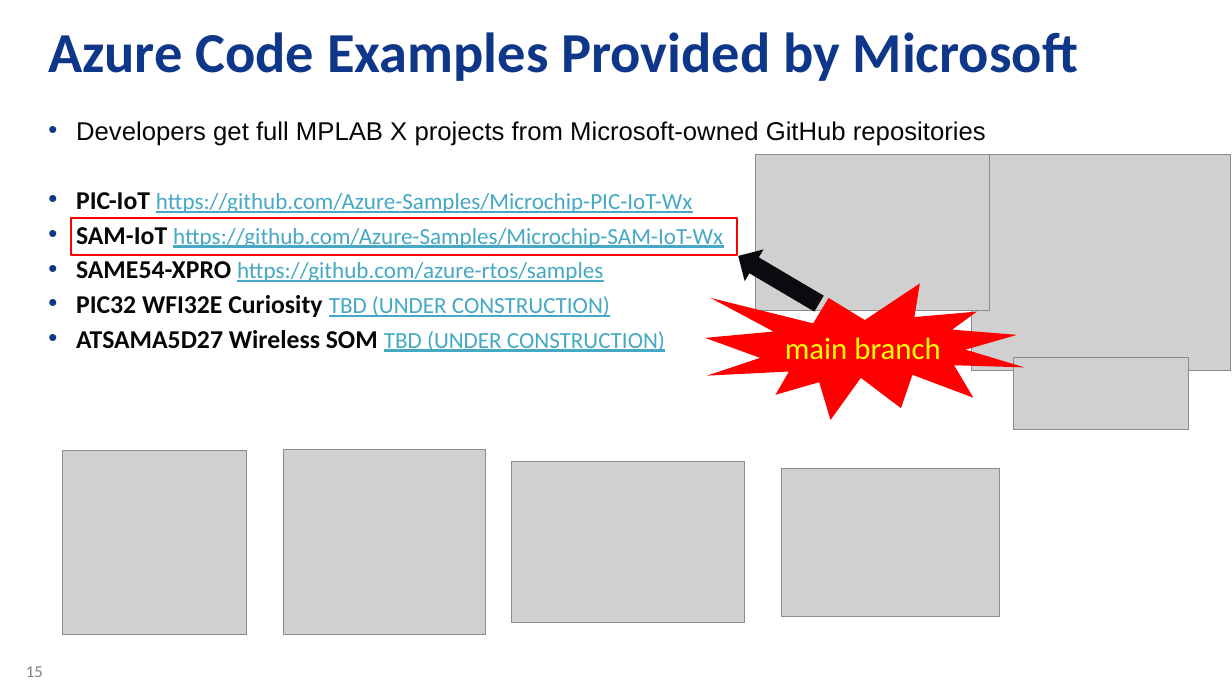
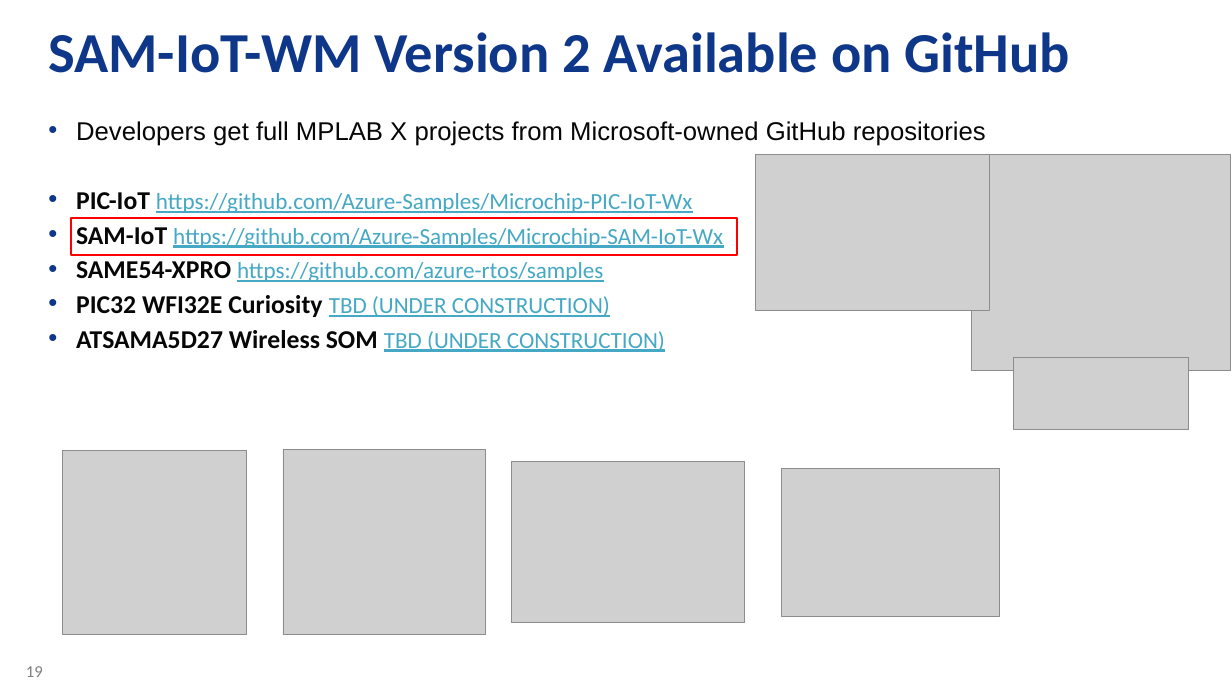
Before and after one commit to daisukeiot/Microchip-SAM-IoT-Wx-1, a slide deck: slide 19 of device_model/SAM-IoT-WM-v2.pptx (slide 15 before the commit). Drawn at 1232x693 pixels with LibreOffice and Linux fonts; fonts in the diff are those of the drawing; grey boxes stand for pictures; background and template pictures are left out. Boxes give left, top, right and bottom in pixels: in the first picture for what was removed or moved away, otherwise in the second. Text is boxed around its words. In the diff, an @@ line names an element or a change of style, - is before the commit and + after.

```diff
--- a/device_model/SAM-IoT-WM-v2.pptx
+++ b/device_model/SAM-IoT-WM-v2.pptx
@@ title at (48,32,1070,73): text changed @@
-Azure Code Examples Provided by Microsoft
+SAM-IoT-WM Version 2 Available on GitHub
@@ up arrow removed at (728,240,828,320) @@
@@ irregular seal removed at (705,284,1025,421) @@
-main branch
@@ page number at (26,666,43,677): text changed @@
-15
+19
```
Also in this commit, not shown: 4 other slides changed.
